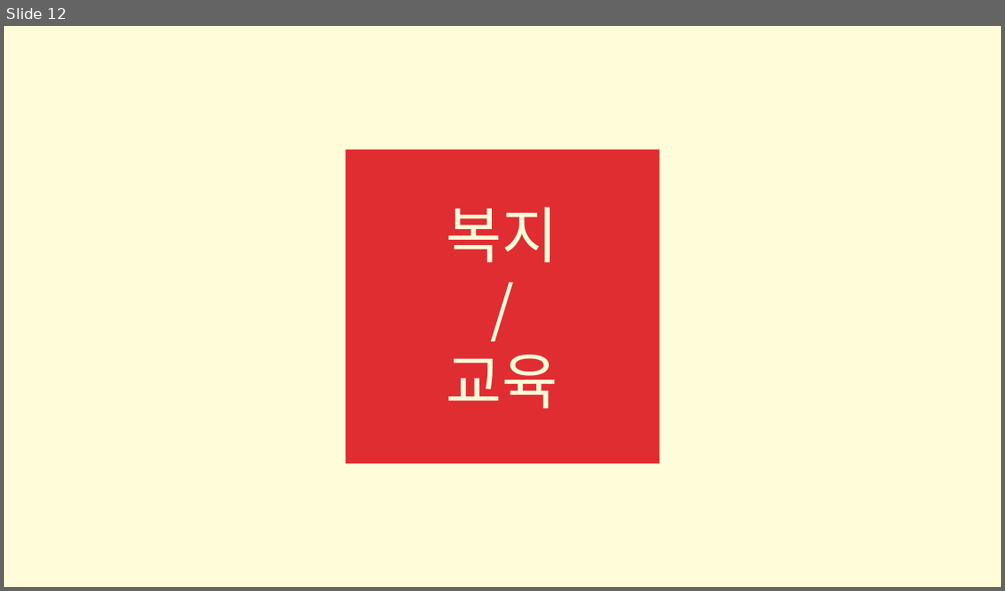
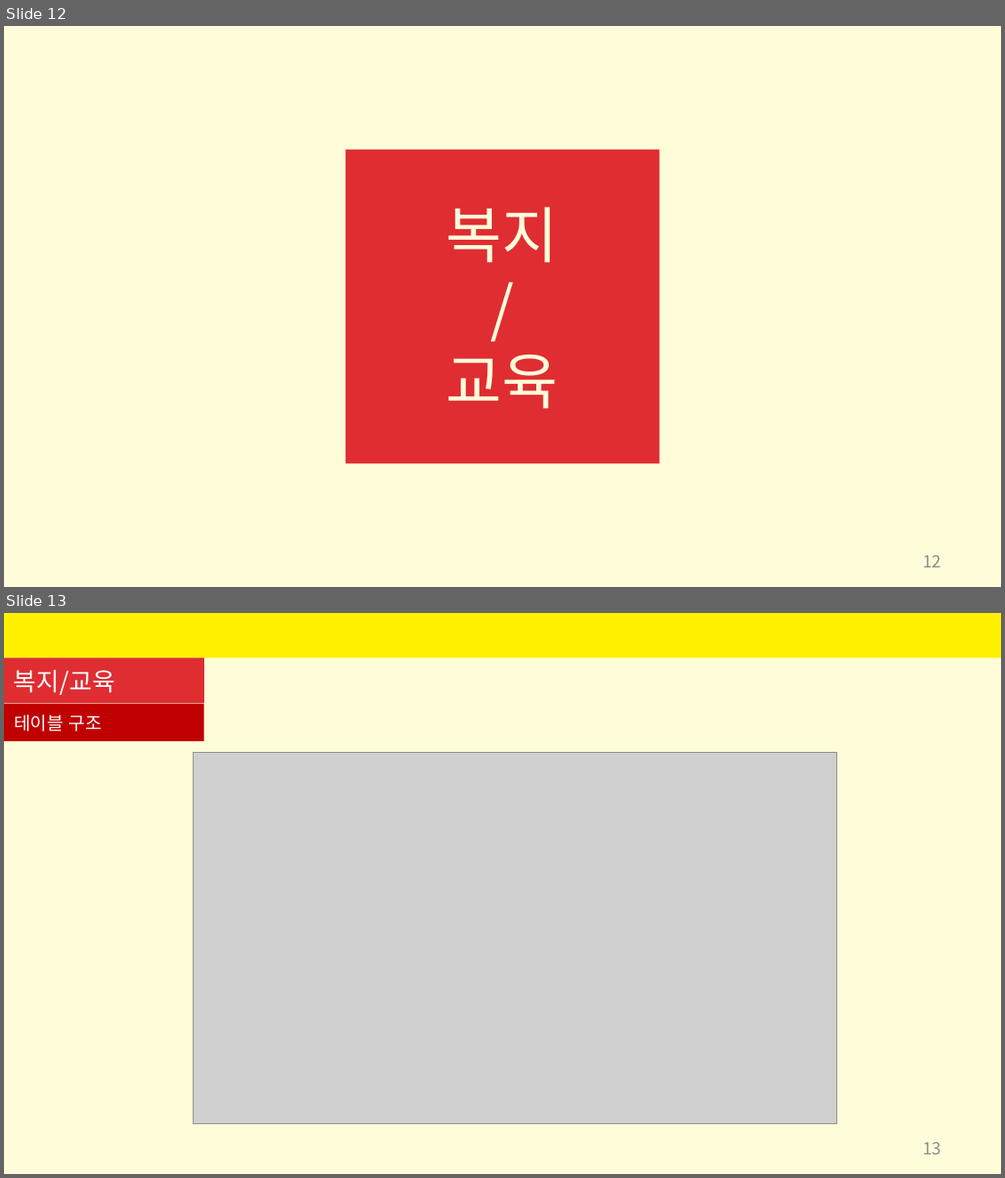
Before and after one commit to SeyoungKim30/HRmanagingApp, a slide deck: 인사-교육,복지,퇴사파트-김세영.pptx. Shown one above the other, each under a label of ours: slide 12 before the commit, slides 12 and 13 after it. The pictures are 1005x591 and 1005x1178 pixels, drawn with LibreOffice and Linux fonts; fonts in the diff are those of the drawing; grey boxes stand for pictures. Boxes give left, top, right and bottom in pixels: in the first picture for what was removed or moved away, otherwise in the second. Text is boxed around its words. In the diff, an @@ line names an element or a change of style, - is before the commit and + after.

```diff
--- a/인사-교육,복지,퇴사파트-김세영.pptx
+++ b/인사-교육,복지,퇴사파트-김세영.pptx
@@ slide 13 added at box(4, 613, 1001, 1174), background #FFFCD9 @@
@@ rectangle added at box(4, 613, 1001, 657), fill #FFF100 @@
@@ rectangle added at box(4, 657, 204, 703), fill #DF2D32 @@
@@ title added at box(14, 670, 115, 695), 18 pt, text #FFFFFF @@
+복지/교육
@@ rectangle added at box(4, 704, 204, 741), fill #C00000 @@
@@ text added at box(14, 714, 102, 731), 13 pt, text #FFFFFF @@
+테이블 구조
@@ picture added at box(194, 753, 837, 1125) @@
@@ page number added at box(922, 1142, 941, 1154), 12 pt, text #8C8C8C @@
+13
@@ slide 12 changed as well @@
@@ page number added at box(922, 555, 941, 567), 12 pt, text #8C8C8C @@
+12
```
Also in this commit, not shown: 15 other slides changed, 14 other files.
